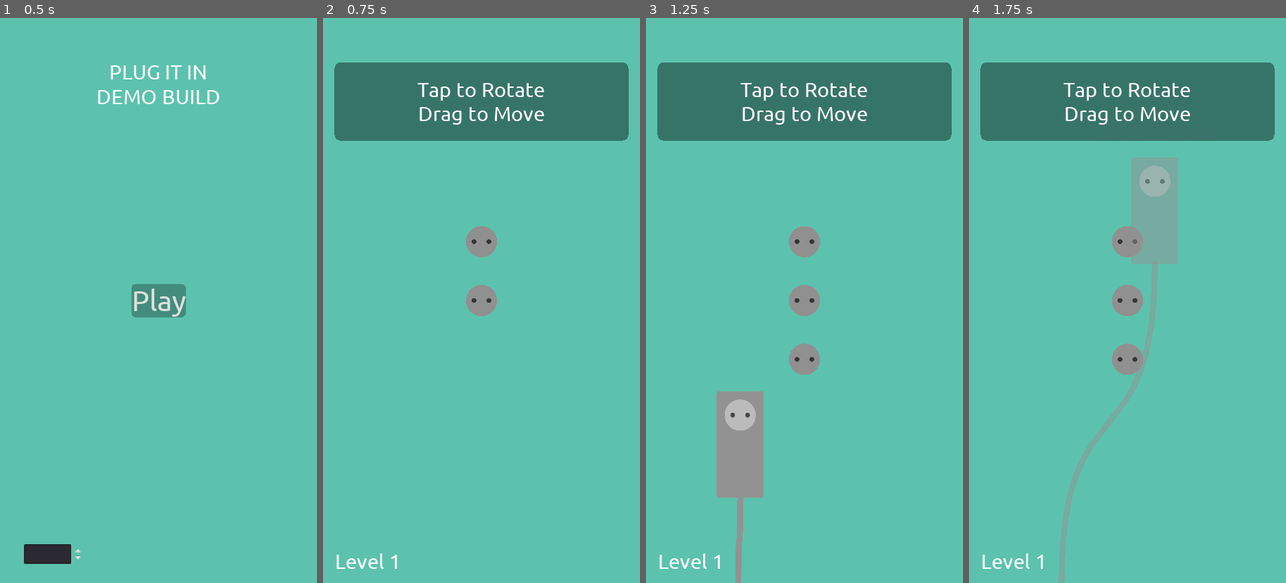
Above: before the commit, frames 1-4 (left to right).
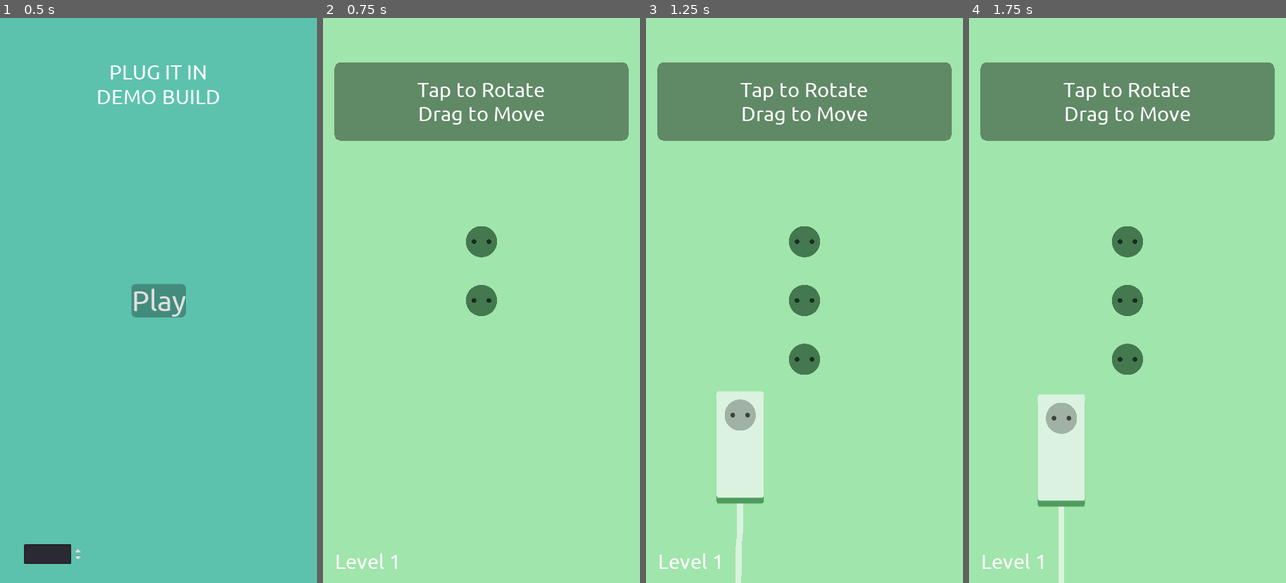
Above: after the commit, the same moments.

Repository: unSAME-Studio/ProjectOutlet
Game: Godot game, scene res://scenes/Menu.tscn
The game is run twice, just before and just after one commit, with the same random seed, the same clock (stepped at 60 frames per second) and the same inputs.
Inputs (mouse positions are in pixels of both pictures, inside the frame that each line leads up to):
- Up to frame 1 (0.5 s): no input
- Up to frame 2 (0.75 s): click "Play" at 0.5 s
- Up to frame 3 (1.25 s): no input
- Up to frame 4 (1.75 s): tap Enter at 1.25 s; drag from (1003, 328) to (1159, 176) at 1.27 s

Frame 1 is identical in both runs. In frame 2, 99% of the frame differs, in the area x 0-100%, y 0-100%; in frame 3, 99%; in frame 4, 99%.

Commit message:
Color Generator WIP

Diff:
--- a/objects/Outlet.gd
+++ b/objects/Outlet.gd
@@ -120,10 +120,10 @@
 func select(new_plug):
 	emit_signal("select")
 
-	$Head.modulate = Color("ffffff")
+	set_modulate(ColorManager.color.main_light)
 
 
 func deselect():
 	emit_signal("deselect")
 
-	$Head.modulate = Color("c4c4c4")
+	set_modulate(ColorManager.color.main_dark)
--- a/objects/Outlet.tscn
+++ b/objects/Outlet.tscn
@@ -13,6 +13,5 @@
 polygon = PoolVector2Array( -100, -100, 100, -100, 100, 100, -100, 100 )
 
 [node name="Head" type="Sprite" parent="."]
-modulate = Color( 0.768627, 0.768627, 0.768627, 1 )
 scale = Vector2( 0.6, 0.6 )
 texture = ExtResource( 2 )
--- a/objects/OutletGrid.gd
+++ b/objects/OutletGrid.gd
@@ -33,6 +33,8 @@
 
 				o.set_position(Vector2(c - (float(grid[r].size()) / 2.0), r - (float(grid.size()) / 2.0)) * GRID_SIZE + Vector2(GRID_SIZE / 2, GRID_SIZE / 2))
 
+				o.set_modulate(ColorManager.color.main_dark)
+
 				yield(get_tree().create_timer(0.1), "timeout")
 
 
--- a/objects/Plug.gd
+++ b/objects/Plug.gd
@@ -3,6 +3,7 @@
 export (PackedScene) var outlet
 export (PackedScene) var string
 
+var hovering = false
 var selected = false
 const HOLD_REQUIRED = 0.5
 var holding = false
@@ -60,8 +61,13 @@
 		Vector2(501.0, 501.0),
 		Vector2(501.0, 0.0),
 	])
-	$Body.set_offset(size * GRID_SIZE / 2)
-	$Body.set_position(((-head_position * GRID_SIZE) - Vector2(GRID_SIZE / 2, GRID_SIZE / 2)) - (size * GRID_SIZE / 2))
+	$Body.set_offset(-size * GRID_SIZE / 2)
+	$Body.set_position(((-head_position * GRID_SIZE) - Vector2(GRID_SIZE / 2, GRID_SIZE / 2)) + (size * GRID_SIZE / 2))
+
+	$Outline.set_polygon($Body.get_polygon())
+	$Outline.uv = $Body.uv
+	$Outline.set_offset($Body.get_offset())
+	$Outline.set_position($Body.get_position())
 
 	var shape = RectangleShape2D.new()
 	shape.set_extents(size * GRID_SIZE / 2)
@@ -81,6 +87,12 @@
 	get_parent().add_child(cable)
 	#cable.set_global_position(Vector2(original_point.x, OS.get_real_window_size().y))
 
+	# initialize color
+	set_modulate(ColorManager.color.main_light)
+	cable.set_modulate(ColorManager.color.main_light)
+	$Outline.set_color(ColorManager.color.main_dark)
+	$Outlets.set_modulate(ColorManager.color.second)
+
 	# spawn additional outlets
 	for i in additional_outlets:
 		var o = outlet.instance()
@@ -98,17 +110,17 @@
 # on drag
 func _on_Plug_input_event(viewport, event, shape_idx):
 	if not get_tree().is_input_handled():
+		get_tree().set_input_as_handled()
 
 		if Input.is_action_just_pressed("click"):
 			get_tree().set_input_as_handled()
 			holding = true
 			drag_point = get_global_mouse_position()
+			print("Grabbing -> %s" % name)
 
 		# rotating
 		if event is InputEventMouseButton:
 			if event.pressed:
-				get_tree().set_input_as_handled()
-
 				match event.button_index:
 					BUTTON_WHEEL_UP:
 						if rest_point == null:
@@ -152,8 +164,8 @@
 			get_node("In%d" % (randi() % 2)).play()
 			$AnimationPlayer.play("body_hint")
 
-			set_modulate(Color(1,1,1,0.5))
-			cable.set_modulate(Color(1,1,1,0.5))
+			modulate.a = 0.5
+			cable.modulate.a = 0.5
 
 			unplug()
 
@@ -167,8 +179,8 @@
 			get_node("In%d" % (randi() % 2)).play()
 			$AnimationPlayer.play("body_hint")
 
-			set_modulate(Color(1,1,1,0.5))
-			cable.set_modulate(Color(1,1,1,0.5))
+			modulate.a = 0.5
+			cable.modulate.a = 0.5
 
 			unplug()
 
@@ -193,18 +205,23 @@
 			set_global_position(lerp(get_global_position(), closest_point.get_global_position(), 20 * delta))
 
 			if closest_point.check_fit(self):
-				set_modulate(Color(0,0.5,0.5,0.5))
-				cable.set_modulate(Color(0,0.5,0.5,0.5))
+				set_modulate(ColorManager.color.good)
+				cable.set_modulate(ColorManager.color.good)
 			else:
 				closest_point = null
 
-				set_modulate(Color(1,0.5,0.5,0.5))
-				cable.set_modulate(Color(1,0.5,0.5,0.5))
+				set_modulate(ColorManager.color.bad)
+				cable.set_modulate(ColorManager.color.bad)
+
 		else:
 			set_global_position(lerp(get_global_position(), get_global_mouse_position(), 20 * delta))
 
-			set_modulate(Color(1,1,1,0.5))
-			cable.set_modulate(Color(1,1,1,0.5))
+			set_modulate(ColorManager.color.main_light)
+			cable.set_modulate(ColorManager.color.main_light)
+
+		# half transparency
+		modulate.a = 0.5
+		cable.modulate.a = 0.5
 
 	else:
 		if rest_point:
@@ -219,6 +236,18 @@
 	var cable_distance = (cable.head_end.distance_to(get_global_position()) / 2)
 	$End2.set_position($End.get_position() + Vector2(0, cable_distance))
 	cable.get_node("P0/P1").set_position(Vector2(0, -cable_distance))
+
+	# enlarge outline
+	if hovering:
+		#$Outline.set_scale(lerp($Outline.get_scale(), Vector2(1.2, 1.2), 25 * delta))
+		#$Outline.set_global_position(lerp($Outline.get_global_position(), $Body.get_global_position() + Vector2(0, 30), 25 * delta))
+		$Outline.set_global_position($Body.get_global_position() + Vector2(0, 30))
+		set_scale(lerp(get_scale(), Vector2(1.1, 1.1), 25 * delta))
+	else:
+		#$Outline.set_global_position(lerp($Outline.get_global_position(), $Body.get_global_position() + Vector2(0, 20), 25 * delta))
+		$Outline.set_global_position($Body.get_global_position() + Vector2(0, 20))
+		set_scale(lerp(get_scale(), Vector2(1, 1), 25 * delta))
+
 
 # on drop
 func _input(event):
@@ -230,9 +259,6 @@
 				set_modulate(Color(1,1,1,1))
 				cable.set_modulate(Color(1,1,1,1))
 
-				if rest_point:
-					rest_point.deselect()
-
 				# if found another close point, select it
 				# else send back to original point
 				# check for overlapping tiles (IMPORTANT)
@@ -246,13 +272,11 @@
 					Global.console.detect_complete()
 
 					get_node("Out%d" % (randi() % 2)).play()
+					$AnimationPlayer.stop()
 					$AnimationPlayer.play("body_hint")
 
-					#$Body.set_color(Color("2f936d"))
-					#$Head.set_modulate(Color("2f936d"))
-					#cable.get_node("Line2D").set_default_color(Color("2f936d"))
-					set_modulate(Color("44d29c"))
-					cable.set_modulate(Color("44d29c"))
+					set_modulate(ColorManager.color.main)
+					cable.set_modulate(ColorManager.color.main)
 
 					set_z_index(rest_point.check_z_index() + 2)
 					print("This plug is at %d Z INDEX" % get_z_index())
@@ -280,16 +304,15 @@
 
 
 func unplug():
-	rest_point = null
+	if rest_point != null:
+		rest_point.deselect()
+		rest_point = null
 
 	Global.console.avaliable_plugs[self] = 0
 	Global.console.attached_plugs.erase(self)
 
-	#$Body.set_color(Color("939393"))
-	#$Head.set_modulate(Color("ffffff"))
-	#cable.get_node("Line2D").set_default_color(Color("939393"))
-	set_modulate(Color("ffffff"))
-	cable.set_modulate(Color("ffffff"))
+	set_modulate(ColorManager.color.main_light)
+	cable.set_modulate(ColorManager.color.main_light)
 
 	set_z_index(20)
 	print("This plug is at %d Z INDEX" % get_z_index())
@@ -346,6 +369,7 @@
 	#		Tween.TRANS_CIRC, Tween.EASE_OUT)
 	#tween.start()
 
+	$AnimationPlayer.stop()
 	$AnimationPlayer.play("head_hint")
 
 	# rotate and move the additional outlet
@@ -370,6 +394,7 @@
 	size.x = temp_size.y
 	size.y = temp_size.x
 
+	$AnimationPlayer.stop()
 	$AnimationPlayer.play("head_hint")
 
 	# rotate the additional outlet
@@ -377,3 +402,11 @@
 		i.direction = wrapi(i.direction - 1, 0, 4)
 		i.offset_position = Vector2(-i.offset_position.y, i.offset_position.x)
 		print("ADDITIONAL: NEW POS %s" % i.offset_position)
+
+
+func _on_Plug_mouse_entered():
+	hovering = true
+
+
+func _on_Plug_mouse_exited():
+	hovering = false
--- a/objects/Plug.tscn
+++ b/objects/Plug.tscn
@@ -48,6 +48,35 @@
 "values": [ Vector2( 1, 1 ), Vector2( 1.2, 1.2 ), Vector2( 1, 1 ) ]
 }
 
+[sub_resource type="Animation" id=5]
+resource_name = "complete"
+length = 0.2
+step = 0.01
+tracks/0/type = "value"
+tracks/0/path = NodePath(".:scale")
+tracks/0/interp = 1
+tracks/0/loop_wrap = true
+tracks/0/imported = false
+tracks/0/enabled = true
+tracks/0/keys = {
+"times": PoolRealArray( 0, 0.02, 0.2 ),
+"transitions": PoolRealArray( 2, 0.5, 1 ),
+"update": 0,
+"values": [ Vector2( 1, 1 ), Vector2( 1.2, 1.2 ), Vector2( 1, 1 ) ]
+}
+tracks/1/type = "value"
+tracks/1/path = NodePath("Head:scale")
+tracks/1/interp = 1
+tracks/1/loop_wrap = true
+tracks/1/imported = false
+tracks/1/enabled = true
+tracks/1/keys = {
+"times": PoolRealArray( 0.02, 0.07, 0.2 ),
+"transitions": PoolRealArray( 2, 0.5, 1 ),
+"update": 0,
+"values": [ Vector2( 0.6, 0.6 ), Vector2( 0.8, 0.8 ), Vector2( 0.6, 0.6 ) ]
+}
+
 [sub_resource type="Animation" id=2]
 resource_name = "head_hint"
 length = 0.15
@@ -76,8 +105,14 @@
 shape = SubResource( 1 )
 
 [node name="Body" type="Polygon2D" parent="."]
-modulate = Color( 0.576471, 0.576471, 0.576471, 1 )
 position = Vector2( -32, -32 )
+antialiased = true
+texture = ExtResource( 8 )
+polygon = PoolVector2Array( -32, -32, -32, 96, 96, 96, 96, -32 )
+
+[node name="Outline" type="Polygon2D" parent="."]
+position = Vector2( -32, -32 )
+z_index = -1
 antialiased = true
 texture = ExtResource( 8 )
 polygon = PoolVector2Array( -32, -32, -32, 96, 96, 96, 96, -32 )
@@ -128,12 +163,16 @@
 [node name="Tween" type="Tween" parent="."]
 
 [node name="AnimationPlayer" type="AnimationPlayer" parent="."]
+autoplay = "complete"
 method_call_mode = 1
 anims/bad_rotate = SubResource( 4 )
 anims/body_hint = SubResource( 3 )
+anims/complete = SubResource( 5 )
 anims/head_hint = SubResource( 2 )
 
 [node name="Outlets" type="Node2D" parent="."]
 modulate = Color( 1, 0.819608, 0, 1 )
 
 [connection signal="input_event" from="." to="." method="_on_Plug_input_event"]
+[connection signal="mouse_entered" from="." to="." method="_on_Plug_mouse_entered"]
+[connection signal="mouse_exited" from="." to="." method="_on_Plug_mouse_exited"]
--- a/objects/rope/Verlet.tscn
+++ b/objects/rope/Verlet.tscn
@@ -9,7 +9,7 @@
 [node name="Line2D" type="Line2D" parent="."]
 points = PoolVector2Array( 0, 0, 1, 0, 2, 0, 3, 0, 4, 0, 5, 0, 6, 0, 7, 0, 8, 0, 9, 0, 10, 0, 11, 0, 12, 0, 13, 0, 14,  …(598 unchanged characters)…
 width = 20.0
-default_color = Color( 0.576471, 0.576471, 0.576471, 1 )
+default_color = Color( 1, 1, 1, 1 )
 joint_mode = 2
 begin_cap_mode = 2
 end_cap_mode = 2
--- a/project.godot
+++ b/project.godot
@@ -15,13 +15,14 @@
 run/main_scene="res://scenes/Menu.tscn"
 boot_splash/image="res://Logo White (Small).png"
 boot_splash/fullsize=false
-boot_splash/bg_color=Color( 0.364706, 0.764706, 0.682353, 1 )
+boot_splash/bg_color=Color( 0.109804, 0.109804, 0.109804, 1 )
 config/icon="res://icon.png"
 
 [autoload]
 
 Global="*res://scripts/global.gd"
 MusicPlayer="*res://scripts/MusicPlayer.gd"
+ColorManager="*res://scripts/ColorManager.gd"
 
 [display]
 
--- a/scenes/Main.gd
+++ b/scenes/Main.gd
@@ -13,3 +13,14 @@
 
 func game_finished():
 	$"CanvasLayer/Control/OverScreen".show()
+
+	yield(get_tree().create_timer(0.2), "timeout")
+
+	for p in Global.console.attached_plugs:
+		p.set_modulate(ColorManager.color.good)
+		p.cable.set_modulate(ColorManager.color.good)
+		p.get_node("AnimationPlayer").play("complete")
+
+		yield(get_tree().create_timer(0.2), "timeout")
+
+	$"CanvasLayer/Control/OverScreen/PanelContainer".show()
--- a/scenes/Main.tscn
+++ b/scenes/Main.tscn
@@ -11,6 +11,9 @@
 shader_param/blur_amount = 5.0
 shader_param/mix_amount = 0.4
 shader_param/color_over = Color( 0, 0, 0, 1 )
+
+[sub_resource type="Animation" id=3]
+resource_name = "hint"
 
 [node name="Main" type="Node"]
 script = ExtResource( 1 )
@@ -65,6 +68,7 @@
 anchor_bottom = 1.0
 
 [node name="PanelContainer" type="PanelContainer" parent="CanvasLayer/Control/OverScreen"]
+visible = false
 material = SubResource( 2 )
 margin_left = 540.0
 margin_top = 960.0
@@ -119,6 +123,9 @@
 theme = ExtResource( 5 )
 text = "Level 1"
 
+[node name="AnimationPlayer" type="AnimationPlayer" parent="CanvasLayer/Control"]
+anims/hint = SubResource( 3 )
+
 [node name="Node2D" type="Node2D" parent="."]
 
 [node name="Camera2D" type="Camera2D" parent="Node2D"]
--- /dev/null
+++ b/scripts/ColorManager.gd
@@ -0,0 +1,32 @@
+extends Node
+
+
+var previous_color = {}
+var color = {
+	"background": Color("5dc3ae"),
+	"main": Color("44d29c"),
+	"main_light": Color("44d29c"),
+	"main_dark": Color("44d29c"),
+	"second": Color("44d29c"),
+	"tertiary": Color("44d29c"),
+	"good": Color(0,0.5,0.5,0.5),
+	"bad": Color(1,0.5,0.5,0.5),
+}
+
+
+func generate_color():
+	var hue = randf()
+	color.background = Color.from_hsv(hue, 0.3, 0.9, 1)
+	color.main = Color.from_hsv(wrapf(hue + 0.01, 0.0, 1.0), 0.43, 0.8, 1)
+	#color.main_light = color.main.lightened(0.7)
+	color.main_light = Color.from_hsv(color.main.h, 0.1, 0.95, 1)
+	color.main_dark = color.main.darkened(0.2)
+
+	color.second = Color.from_hsv(wrapf(color.main.h + 0.2, 0.0, 1.0), 0.43, 0.8, 1)
+
+	color.good = Color.from_hsv(wrapf(color.main.h + 0.25, 0.0, 1.0), 0.43, 0.8, 1)
+	color.bad = Color.from_hsv(wrapf(color.good.h + 0.5, 0.0, 1.0), 0.43, 0.8, 1)
+
+
+func apply_color():
+	VisualServer.set_default_clear_color(color.background)
--- a/scripts/console.gd
+++ b/scripts/console.gd
@@ -20,22 +20,14 @@
 	},
 	2: {
 		"grid": [
-			[2, 0],
-			[2, 2],
-		],
-		"rot": [
-			[1, 0],
-			[1, 1],
+			[2],
+			[2]
 		],
 		"plugs": [
-			[1, 2, 0, 0, TYPE.TWO, [[0, 1, TYPE.TWO, 1]]],
-			[1, 2, 0, 0, TYPE.TWO, [[0, 1, TYPE.TWO, 1]]],
-			[1, 2, 0, 0, TYPE.TWO, [[0, 1, TYPE.TWO, 1]]],
-			[1, 2, 0, 0, TYPE.TWO, [[0, 1, TYPE.TWO, 1]]],
-			[1, 1, 0, 0],
+			[1, 2, 0, 0],
 			[1, 1, 0, 0],
 		],
-		"hint": "[center]Some plugs have additional outlet[/center]"
+		"hint": "[center]Tap to Rotate[/center]\n[center]Drag to Move[/center]"
 	},
 	3: {
 		"grid": [
@@ -128,6 +120,25 @@
 	},
 	8: {
 		"grid": [
+			[2, 0],
+			[2, 2],
+		],
+		"rot": [
+			[1, 0],
+			[1, 1],
+		],
+		"plugs": [
+			[1, 2, 0, 0, TYPE.TWO, [[0, 1, TYPE.TWO, 1]]],
+			[1, 2, 0, 0, TYPE.TWO, [[0, 1, TYPE.TWO, 1]]],
+			[1, 2, 0, 0, TYPE.TWO, [[0, 1, TYPE.TWO, 1]]],
+			[1, 2, 0, 0, TYPE.TWO, [[0, 1, TYPE.TWO, 1]]],
+			[1, 1, 0, 0],
+			[1, 1, 0, 0],
+		],
+		"hint": "[center]Some plugs have additional outlet[/center]"
+	},
+	9: {
+		"grid": [
 			[1, 1, 0, 1, 0, 1, 0, 0, 1],
 			[1, 0, 0, 1, 0, 1, 1, 0, 1],
 			[1, 1, 0, 1, 0, 1, 0, 1, 1],
@@ -145,6 +156,9 @@
 func _ready():
 	Global.console = self
 
+	ColorManager.generate_color()
+	ColorManager.apply_color()
+
 
 func detect_complete():
 	if avaliable_plugs.size() == 0:
Not shown, changed: arts/Temp_Outlet.png.import
Not shown: 1 places in objects/Plug.tscn that only renumber resources
Not shown: 1 places in scenes/Main.tscn that only renumber resources
